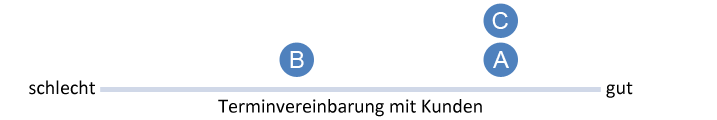
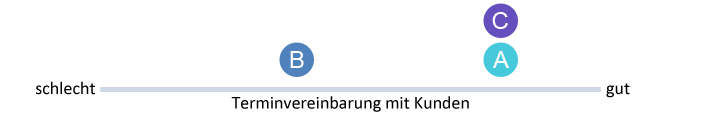
Revision of a layered w=717, h=120 image; what changed, layer by layer:
painted on "Terminvereinbarung mit Kunden" over [218, 96, 482, 117]
painted on "gut" over [606, 82, 633, 98]
painted on "schlecht" over [29, 80, 95, 95]
painted on "Form 4" over [483, 3, 518, 38]
painted on "Form 2" over [483, 42, 518, 77]
